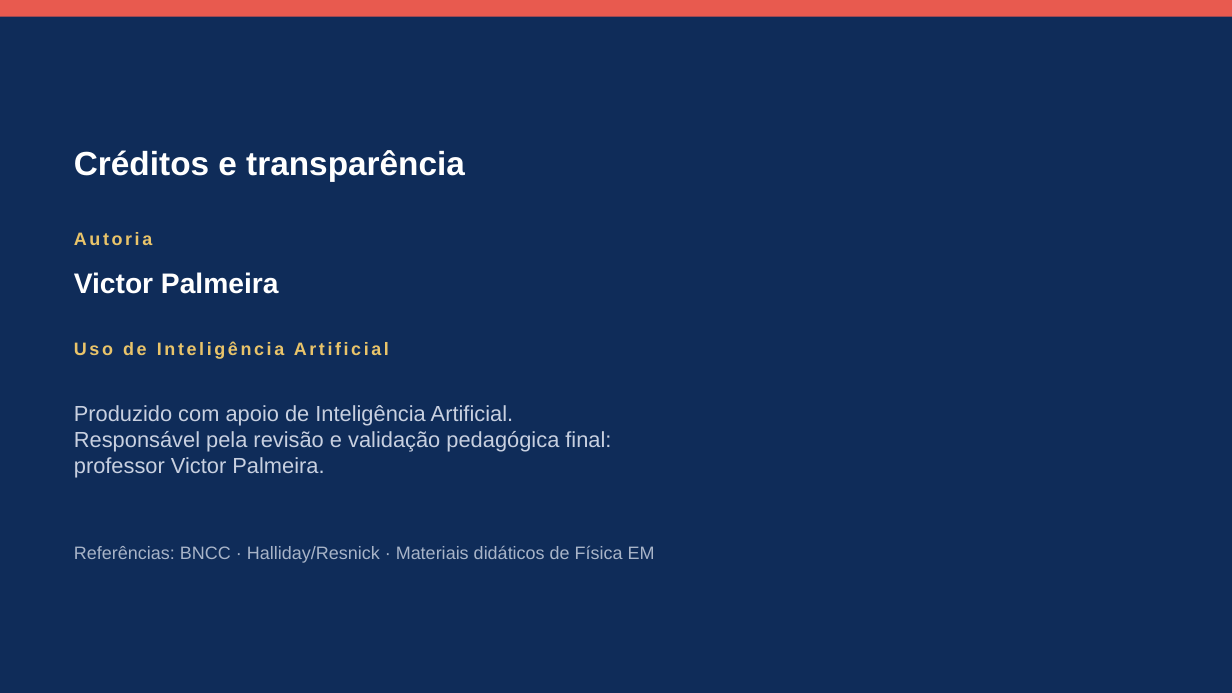
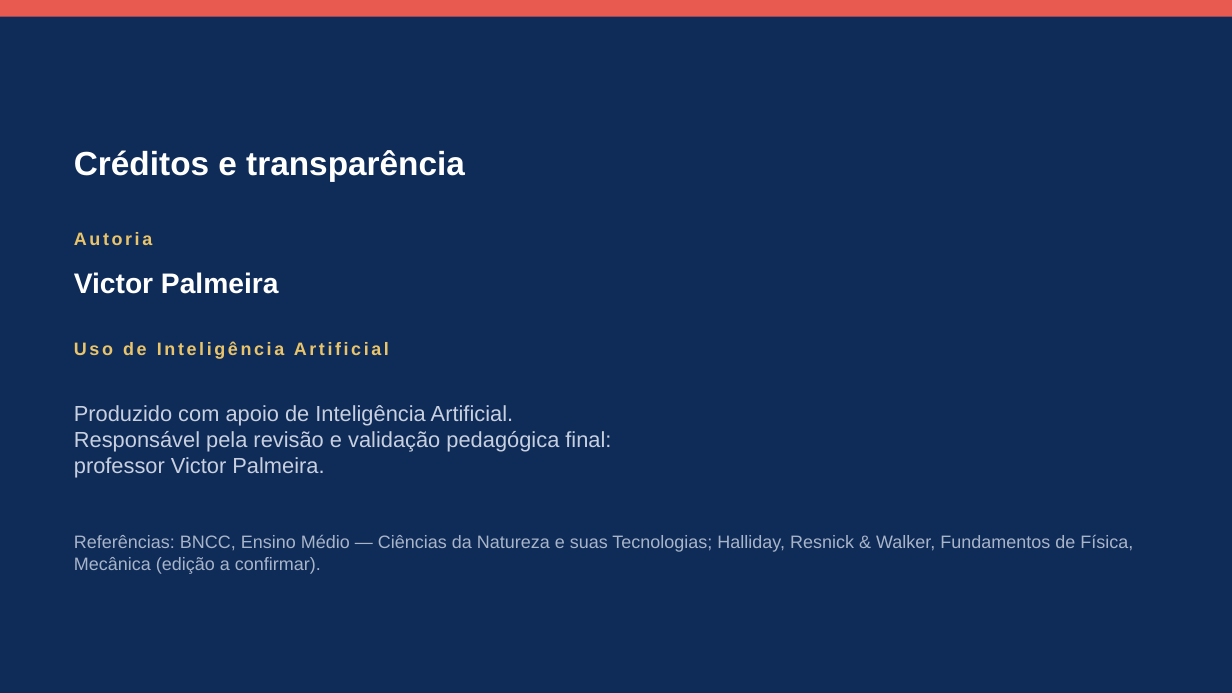
Before and after one commit to victordiaspalmeira/aula_ia_quantidade_movimento, a slide deck: slide 14 of 02_apresentacao/Apresentacao_Aula_IA.pptx. Drawn at 1232x693 pixels with LibreOffice and Linux fonts; fonts in the diff are those of the drawing. Boxes give left, top, right and bottom in pixels: in the first picture for what was removed or moved away, otherwise in the second. Text is boxed around its words. In the diff, an @@ line names an element or a change of style, - is before the commit and + after.

```diff
--- a/02_apresentacao/Apresentacao_Aula_IA.pptx
+++ b/02_apresentacao/Apresentacao_Aula_IA.pptx
@@ text at (74,535,1133,574): text changed @@
-Referências: BNCC · Halliday/Resnick · Materiais didáticos de Física EM
+Referências: BNCC, Ensino Médio — Ciências da Natureza e suas Tecnologias; Halliday, Resnick & Walker, Fundamentos de Física, Mecânica (edição a confirmar).
```
Also in this commit, not shown: 7 other slides changed, 15 other files.
